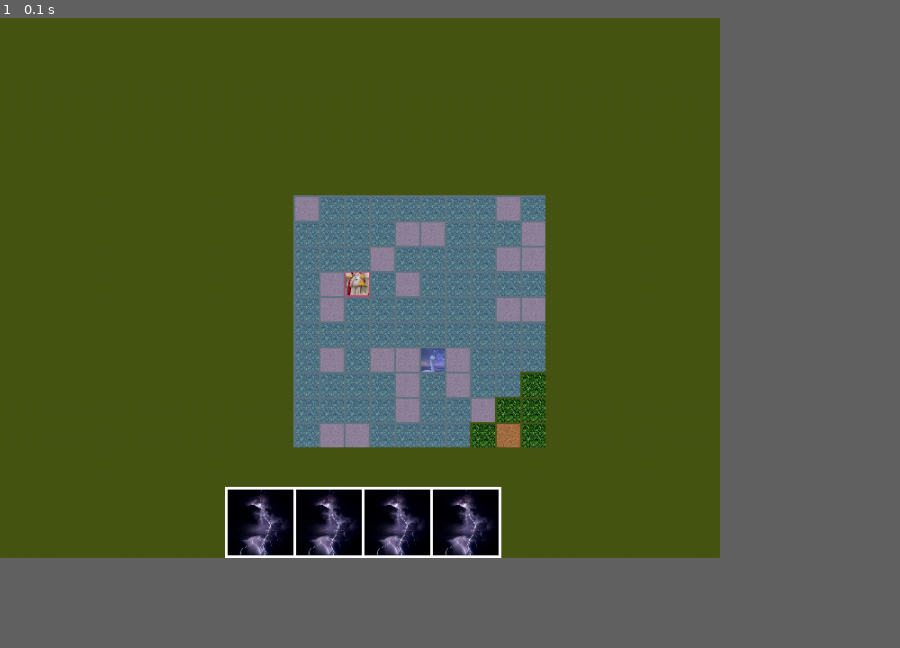
Above: before the commit, frame 1.
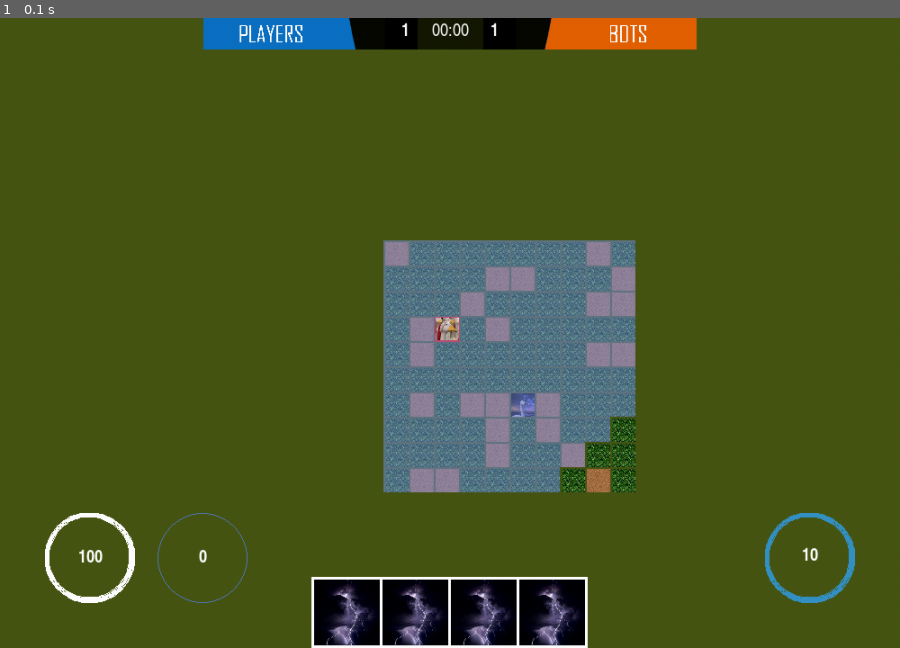
Above: after the commit, the same moment.

Repository: Qolorerr/PyGameLocalRPG
Game: pygame game, started from src/main.py
Two runs of this game, one before a commit and one after it. Both use one fixed random seed, a clock stepped at 60 frames per second and the inputs below.
Inputs:
- Up to frame 1 (0.1 s): no input
In our replay, the window is 720x540 before the commit and 900x630 after it. These sizes can differ from the game's own. Grey fills any space a smaller window leaves; there, only what the larger window draws over its background counts as a difference.

The runs differ from the first frame. In frame 1, 24% of the frame differs, in the area x 5-95%, y 0-100%.

Commit message:
Added GUI v1.0

Diff:
--- a/src/abilityInterface.py
+++ b/src/abilityInterface.py
@@ -43,14 +43,14 @@
 # Interface all abilities of hero
 class AbilityInterface:
     def __init__(self, abilities: list,  # len tuple needs = 4
-                 left: int,
-                 window_height,
+                 window_width: int,
+                 window_height: int,
                  color):
         self.abilities = abilities
-        self.left = left
         self.ability_size = abilities[0].texture.size[0]
         self.color = color
         self.indent = 3
+        self.left = (window_width - len(abilities) * self.ability_size - (len(abilities) + 1) * self.indent) // 2
         self.window_height = window_height
         self.width = 4
         self.height = 1
--- a/src/general.py
+++ b/src/general.py
@@ -19,7 +19,8 @@
             Texture('ability1.jpg', 75),
             Texture('attack.png', 30),
             Texture('moveZone.png', 30),
-            Texture('sand.jpg')]
+            Texture('sand.jpg'),
+            Texture('upperUI.png', 550)]
 
 essences = []
 
--- a/src/hero.py
+++ b/src/hero.py
@@ -14,10 +14,13 @@
                  move_distance: int = 1,
                  mainHero: bool = False):
         super().__init__(health, damage, location, texture, 0, 0, essence_code, attack_range, move_distance)
+        self.maxHealth = health
         self.mainHero = mainHero
         self.shield = 0
+        self.maxShield = 1
         self.attack_mode = False
         self.steps = move_distance
+        self.move_points = move_distance
 
     def do_step(self):
         if self.steps == 0:
@@ -26,7 +29,6 @@
         return True
 
     def attack(self, other_essence, type_of_attack=3):
-        print(self.health, self.damage, self.shield)
         if self.steps > 0:
             res = super().attack(other_essence, type_of_attack)
             self.do_step()
@@ -54,8 +56,10 @@
             self.damage += ability.qualities['damage']
         if 'healing' in ability.qualities:
             self.health += ability.qualities['healing']
+            self.health = min(self.health, self.maxHealth)
         if 'shield' in ability.qualities:
-            self.shield = ability.qualities['shield']
+            self.shield = min(ability.qualities['shield'], self.maxHealth)
+            self.maxShield = self.shield
 
     def get_event(self, keydown_unicode, gameMap, screen):
         if keydown_unicode in ['w', 'ц']:
--- a/src/main.py
+++ b/src/main.py
@@ -6,6 +6,7 @@
 from being import Being
 from abilityInterface import Ability
 from abilityInterface import AbilityInterface
+from userInterface import UserInterface
 
 
 def on_click(gameMap: Map, coords):
@@ -24,7 +25,7 @@
 
 
 def main():
-    resolution = (800, 600)
+    resolution = (1000, 700)
     screen = pygame.display.set_mode(resolution)
     running = True
     mainHeroID = 0
@@ -32,7 +33,7 @@
     abilities = []
     for i in range(4):
         abilities.append(Ability(str(i), textures[3], 1, 1, True, 5, 5, damage=10, healing=10, shield=10))
-    abilityInterface = AbilityInterface(abilities, 250, 600, (255, 255, 255))
+    abilityInterface = AbilityInterface(abilities, resolution[0], resolution[1], (255, 255, 255))
     essences.append(Hero(100, 30, (2, 3), textures[2].image, 1, 5, 10, True))
     essences.append(Being(100, 50, (5, 6), textures[1].image, 10, 10))
     infoObj = pygame.display.Info()
@@ -42,6 +43,7 @@
               (infoObj.current_h - (gameMap.cell_size + gameMap.indent)) // 2
     camera.append(cameraX)
     camera.append(cameraY)
+    userinterface = UserInterface(infoObj.current_w, infoObj.current_h, mainHeroID)
     while running:
         for event in pygame.event.get():
             if event.type == pygame.QUIT:
@@ -60,6 +62,7 @@
         if essences[mainHeroID].attack_mode:
             essences[mainHeroID].render_can_attack(screen, gameMap)
         abilityInterface.render(screen)
+        userinterface.render(screen)
         pygame.display.flip()
     pygame.quit()
 
--- /dev/null
+++ b/src/userInterface.py
@@ -0,0 +1,65 @@
+import pygame
+from math import pi
+from general import essences, textures
+from hero import Hero
+from being import Being
+
+
+class UserInterface:
+    def __init__(self, width: int,
+                 height: int,
+                 essence: int):
+        self.width = width
+        self.height = height
+        self.essence = essences[essence]
+        self.upTexture = textures[7]
+        self.upIndent = 5
+        self.timeFont = pygame.font.SysFont('Agency FB', 20)
+        self.scoreFont = pygame.font.SysFont('Agency FB', 20, bold=True)
+
+    def render(self, screen):
+
+        # Show upper part of GUI
+        upSize = self.upTexture.size
+        coords = ((self.width - upSize[0]) // 2, 0)
+        screen.blit(self.upTexture.image, coords)
+        text = self.timeFont.render('00:00', 1, (255, 255, 255))
+        screen.blit(text, (self.width // 2 - 20, self.upIndent))
+        heroes = 0
+        beings = 0
+        for i in essences:
+            if type(i) == Hero and i.alive() == i.ESSENSE_ALIVE:
+                heroes += 1
+            elif type(i) == Being and i.alive() == i.ESSENSE_ALIVE:
+                beings += 1
+        text = self.scoreFont.render(str(heroes), 1, (255, 255, 255))
+        screen.blit(text, (self.width // 2 - text.get_width() - 45, self.upIndent))
+        text = self.scoreFont.render(str(beings), 1, (255, 255, 255))
+        screen.blit(text, (self.width // 2 + 45, self.upIndent))
+
+        # Show health
+        coords = (100, self.height - 100)
+        pygame.draw.circle(screen, (255, 255, 255), coords, 50, 1)
+        text = self.scoreFont.render(str(self.essence.health), 1, (255, 255, 255))
+        screen.blit(text, (100 - text.get_width() // 2, self.height - 100 - text.get_height() // 2))
+        coords = (50, self.height - 150, 100, 100)
+        health = (self.essence.health / self.essence.maxHealth) * 2 * pi - pi / 2
+        pygame.draw.arc(screen, (255, 255, 255), coords, -health, pi / 2, 5)
+
+        # Show shield
+        coords = (225, self.height - 100)
+        pygame.draw.circle(screen, (81, 119, 179), coords, 50, 1)
+        text = self.scoreFont.render(str(self.essence.shield), 1, (255, 255, 255))
+        screen.blit(text, (225 - text.get_width() // 2, self.height - 100 - text.get_height() // 2))
+        coords = (175, self.height - 150, 100, 100)
+        shield = (self.essence.shield / self.essence.maxShield) * 2 * pi - pi / 2
+        pygame.draw.arc(screen, (81, 119, 179), coords, -shield, pi / 2, 5)
+
+        # Show count of move points
+        coords = (self.width - 100, self.height - 100)
+        pygame.draw.circle(screen, (53, 146, 196), coords, 50, 1)
+        text = self.scoreFont.render(str(self.essence.steps), 1, (255, 255, 255))
+        screen.blit(text, (self.width - 100 - text.get_width() // 2, self.height - 112))
+        coords = (self.width - 150, self.height - 150, 100, 100)
+        steps = (self.essence.steps / self.essence.move_points) * 2 * pi - pi / 2
+        pygame.draw.arc(screen, (53, 146, 196), coords, -steps, pi / 2, 5)
Binary file added: res/textures/upperUI.png
